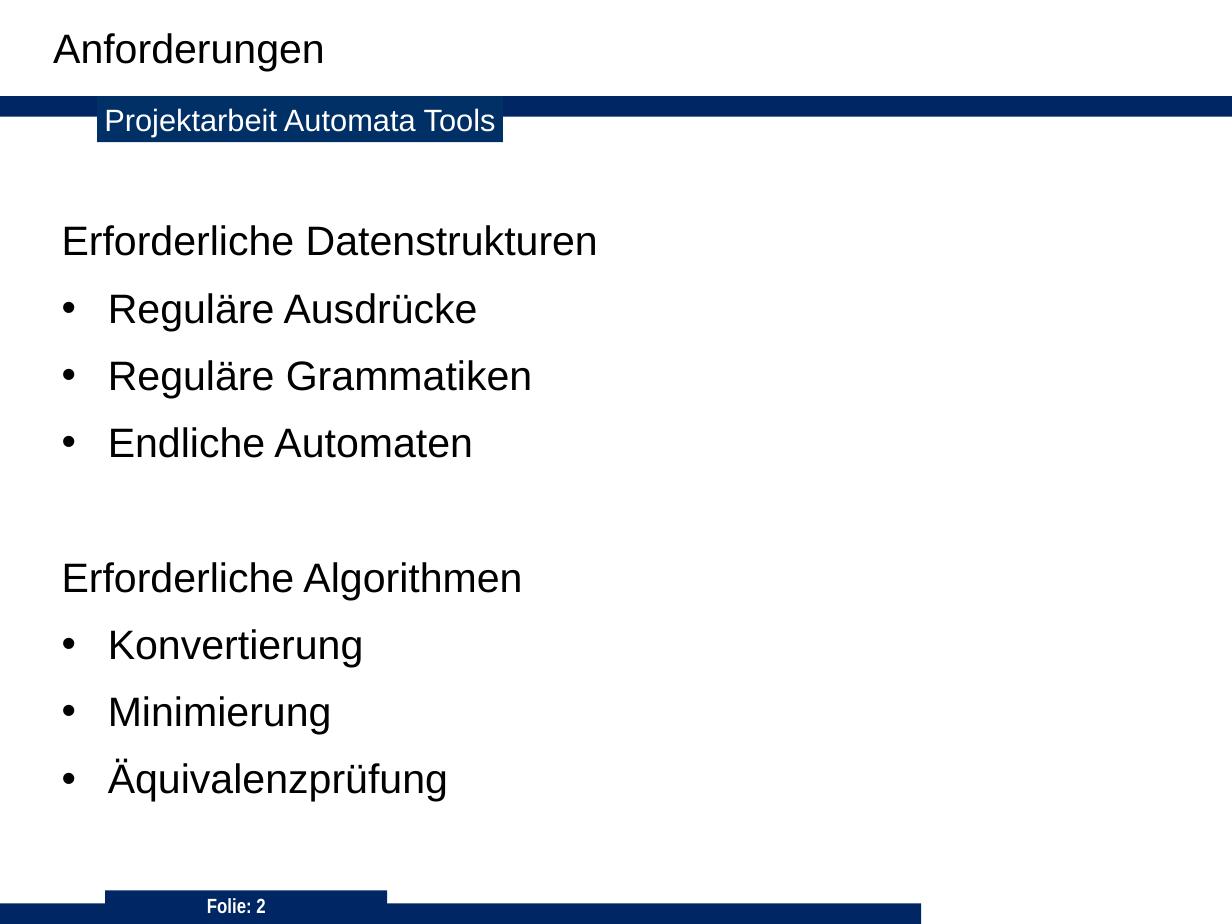
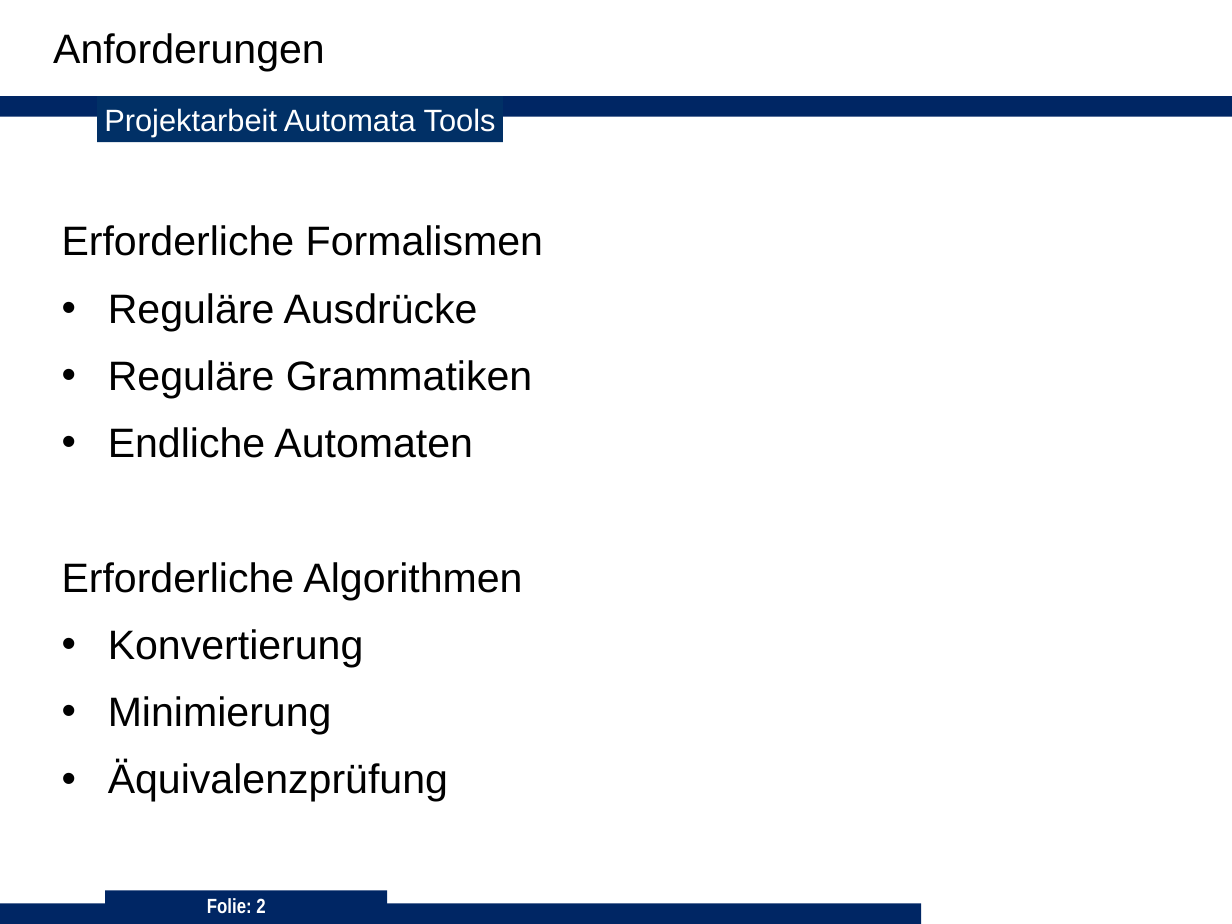
Before and after one commit to 3breadt/UPB-ADT-Automata-Tools, a slide deck: slide 2 of Präsentation/Präsentation_C++ V3.ppt. Drawn at 1232x924 pixels with LibreOffice and Linux fonts; fonts in the diff are those of the drawing; background and template pictures are left out. Boxes give left, top, right and bottom in pixels: in the first picture for what was removed or moved away, otherwise in the second. Text is boxed around its words. In the diff, an @@ line names an element or a change of style, - is before the commit and + after.

```diff
--- a/Präsentation/Präsentation_C++ V3.ppt
+++ b/Präsentation/Präsentation_C++ V3.ppt
@@ text at (x1=62, y1=225, x2=543, y2=256): text changed @@
-Erforderliche Datenstrukturen
+Erforderliche Formalismen
```
Also in this commit, not shown: 7 other slides changed, 3 slides added, 4 slides removed, 5 other files.
